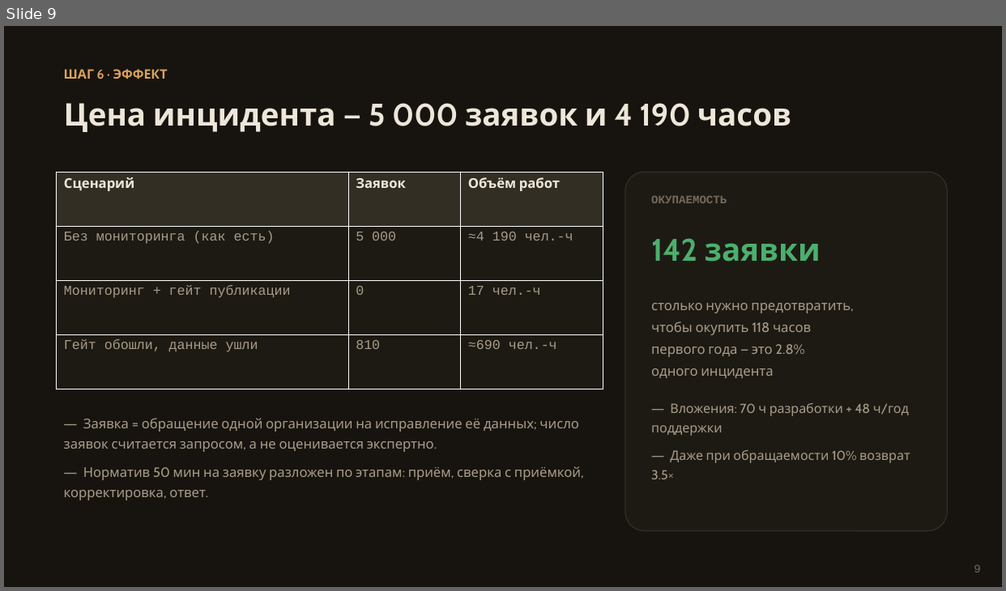
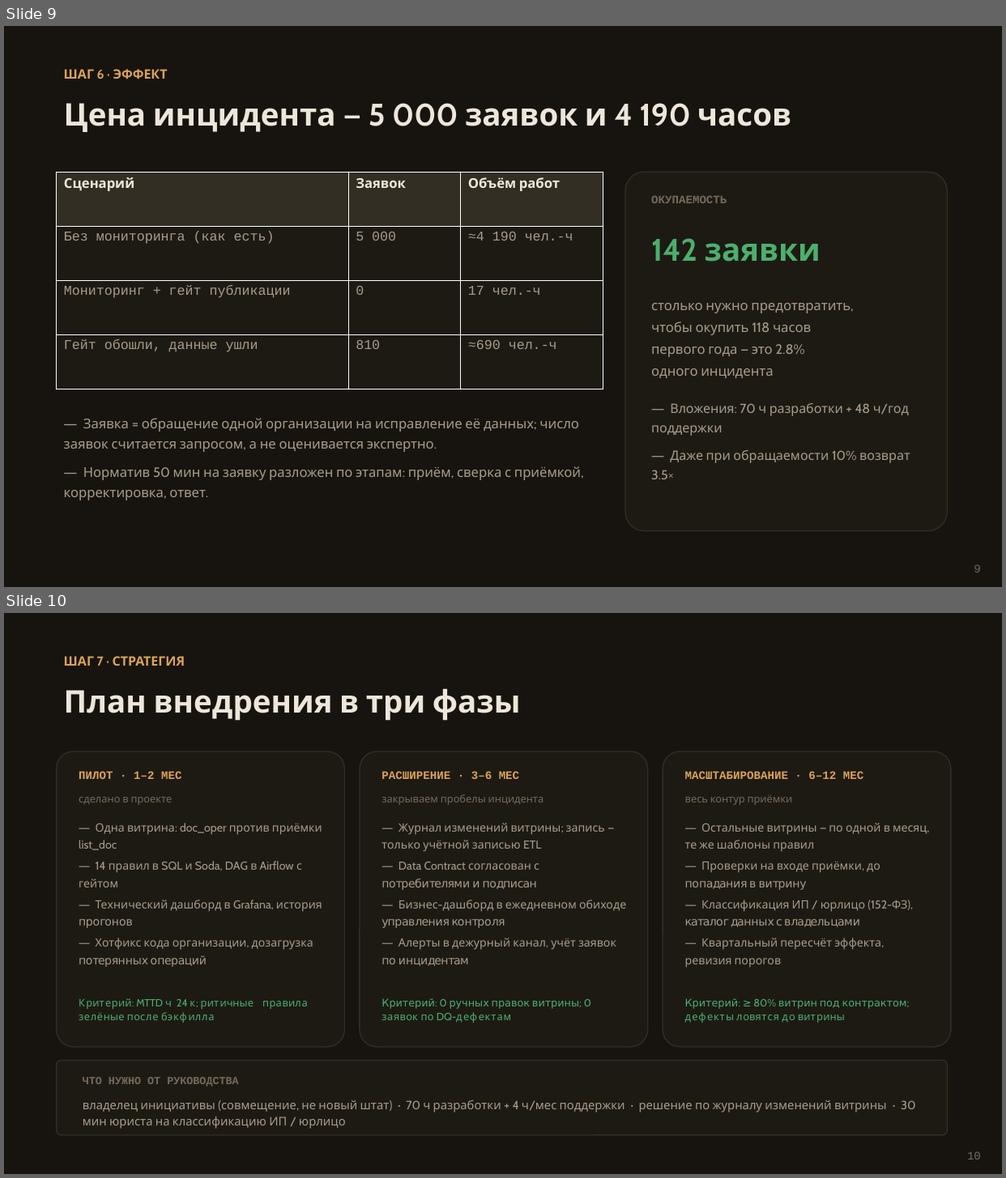
Before and after one commit to SerDizRu/dq-egais-audit, a slide deck: presentation/presentation.pptx. Shown one above the other, each under a label of ours: slide 9 before the commit, slides 9 and 10 after it. The pictures are 1006x591 and 1006x1178 pixels, drawn with LibreOffice and Linux fonts; fonts in the diff are those of the drawing. Boxes give left, top, right and bottom in pixels: in the first picture for what was removed or moved away, otherwise in the second. Text is boxed around its words. In the diff, an @@ line names an element or a change of style, - is before the commit and + after.

```diff
--- a/presentation/presentation.pptx
+++ b/presentation/presentation.pptx
@@ slide 10 added at (4,613,1002,1174), background #17140F @@
@@ text added at (64,656,185,666), 12.5 pt, text #DBA25A, bold @@
+ШАГ 7 · СТРАТЕГИЯ
@@ text added at (64,688,521,721), 30 pt, text #EDE6D9, bold @@
+План внедрения в три фазы
@@ rounded rectangle added at (57,752,345,1047), fill #1D1A14, outline #332E24 1 pt @@
@@ rounded rectangle added at (360,752,648,1047), fill #1D1A14, outline #332E24 1 pt @@
@@ rounded rectangle added at (663,752,951,1047), fill #1D1A14, outline #332E24 1 pt @@
@@ text added at (79,771,181,779), 11 pt, text #DBA25A, bold @@
+ПИЛОТ · 1–2 МЕС
@@ text added at (381,771,519,779), 11 pt, text #DBA25A, bold @@
+РАСШИРЕНИЕ · 3–6 МЕС
@@ text added at (685,771,863,779), 11 pt, text #DBA25A, bold @@
+МАСШТАБИРОВАНИЕ · 6–12 МЕС
@@ text added at (79,797,172,805), 10 pt, text #756A5A @@
+сделано в проекте
@@ text added at (381,794,544,805), 10 pt, text #756A5A @@
+закрываем пробелы инцидента
@@ text added at (685,795,793,805), 10 pt, text #756A5A @@
+весь контур приёмки
@@ text added at (79,823,322,967), 11 pt, text #A89C88 @@
+― Одна витрина: doc_oper против приёмки list_doc
+― 14 правил в SQL и Soda, DAG в Airflow с гейтом
+― Технический дашборд в Grafana, история прогонов
+― Хотфикс кода организации, дозагрузка потерянных операций
@@ text added at (381,823,626,966), 11 pt, text #A89C88 @@
+― Журнал изменений витрины; запись — только учётной записью ETL
+― Data Contract согласован с потребителями и подписан
+― Бизнес-дашборд в ежедневном обиходе управления контроля
+― Алерты в дежурный канал, учёт заявок по инцидентам
@@ text added at (685,823,927,968), 11 pt, text #A89C88 @@
+― Остальные витрины — по одной в месяц, те же шаблоны правил
+― Проверки на входе приёмки, до попадания в витрину
+― Классификация ИП / юрлицо (152-ФЗ), каталог данных с владельцами
+― Квартальный пересчёт эффекта, ревизия порогов
@@ text added at (79,999,308,1020), 10 pt, text #4CAF6D @@
+Критерий: MTTD ≤ 24 ч; критичные правила зелёные после бэкфилла
@@ text added at (381,999,591,1023), 10 pt, text #4CAF6D @@
+Критерий: 0 ручных правок витрины; 0 заявок по DQ-дефектам
@@ text added at (685,999,907,1023), 10 pt, text #4CAF6D @@
+Критерий: ≥ 80% витрин под контрактом; дефекты ловятся до витрины
@@ rounded rectangle added at (57,1061,948,1135), fill #1D1A14, outline #332E24 1 pt @@
@@ text added at (83,1077,238,1087), 10.5 pt, text #756A5A, bold @@
+ЧТО НУЖНО ОТ РУКОВОДСТВА
@@ text added at (83,1101,916,1129), 11.5 pt, text #A89C88 @@
+владелец инициативы (совмещение, не новый штат) · 70 ч разработки + 4 ч/мес поддержки · решение по журналу изменений витрины · 30 мин юриста на классификацию ИП / юрлицо
@@ text added at (967,1152,981,1160), 11 pt, text #756A5A @@
+10
```
Also in this commit, not shown: 3 slides changed, 1 other slide added, 2 slides removed, 5 other files.
